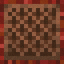
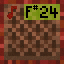
Revision of a layered 64x64 image; what changed, layer by layer:
showed group "pitch section" (155 layers) over [7, 4, 60, 20]
added layer "number 24" in group "combined" over [7, 4, 60, 20]
added layer "number 23" in group "combined" over [7, 4, 60, 20]
added layer "number 22" in group "combined" over [7, 4, 60, 20]
added layer "number 21" in group "combined" over [7, 4, 60, 20]
added layer "number 20" in group "combined" over [7, 4, 60, 20]
added layer "number 19" in group "combined" over [7, 4, 60, 20]
added layer "number 18" in group "combined" over [7, 4, 60, 20]
added layer "number 17" in group "combined" over [7, 4, 60, 20]
added layer "number 16" in group "combined" over [7, 4, 60, 20]
added layer "number 15" in group "combined" over [7, 4, 60, 20]
added layer "number 14" in group "combined" over [7, 4, 60, 20]
added layer "number 13" in group "combined" over [7, 4, 60, 20]
added layer "number 12" in group "combined" over [7, 4, 60, 20]
added layer "number 11" in group "combined" over [7, 4, 60, 20]
added layer "number 10" in group "combined" over [7, 4, 60, 20]
added layer "number 9" in group "combined" over [7, 4, 60, 20]
added layer "number 8" in group "combined" over [7, 4, 60, 20]
added layer "number 7" in group "combined" over [7, 4, 60, 20]
added layer "number 6" in group "combined" over [7, 4, 60, 20]
added layer "number 5" in group "combined" over [7, 4, 60, 20]
added layer "number 4" in group "combined" over [7, 4, 60, 20]
added layer "number 3" in group "combined" over [7, 4, 60, 20]
added layer "number 2" in group "combined" over [7, 4, 60, 20]
…and 3 more changes (2 added, 1 visibility)
